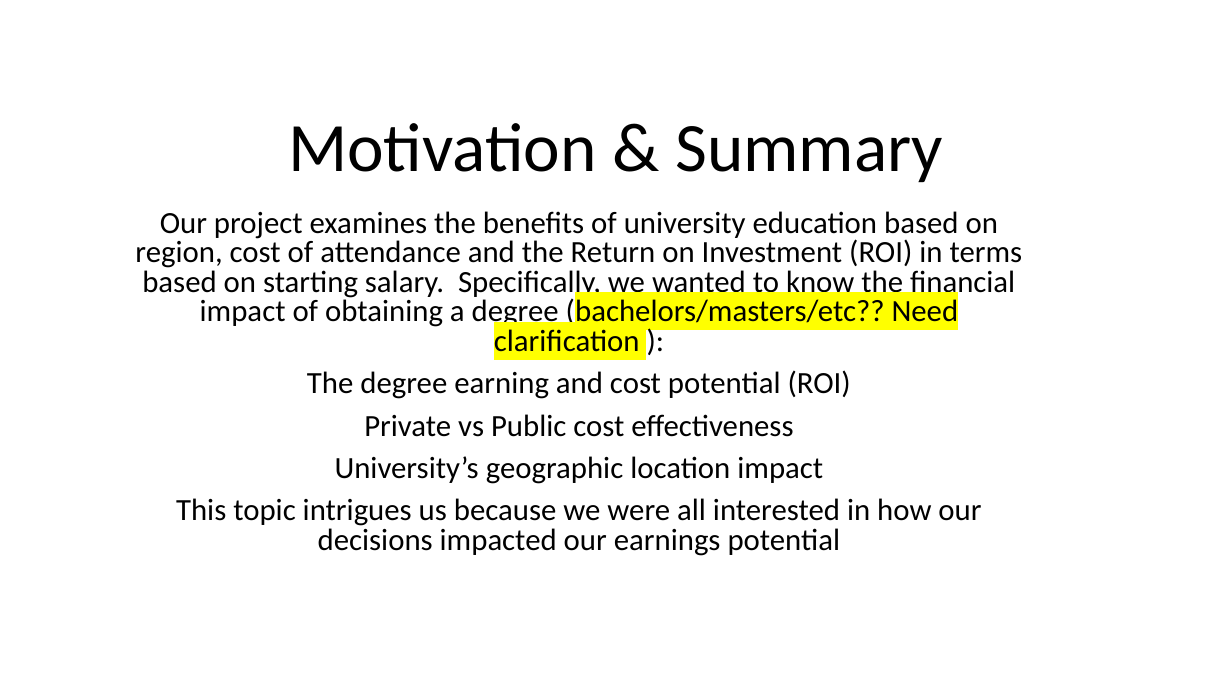
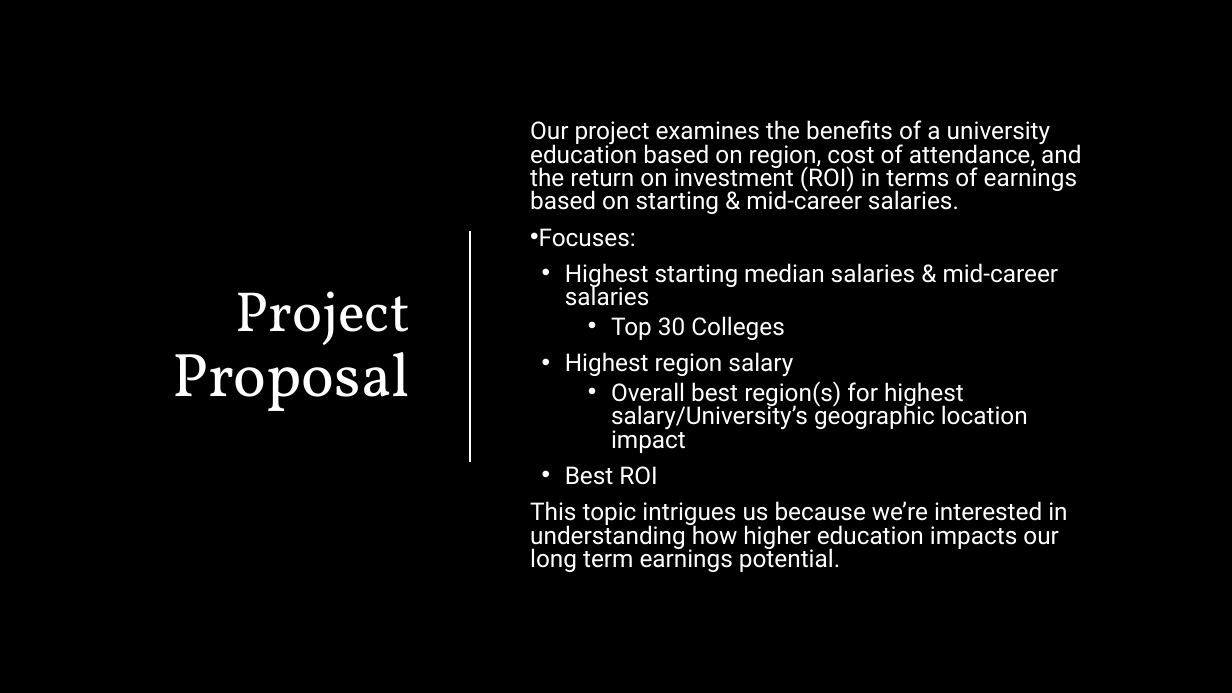
Before and after one commit to clkessler220/project-1-team-5, a slide deck: slide 3 of The Cost Benefit Analysis of Obtaining Postsecondary Eduction.pptx (slide 2 before the commit). Drawn at 1232x693 pixels with LibreOffice and Linux fonts; fonts in the diff are those of the drawing; background and template pictures are left out. Boxes give left, top, right and bottom in pixels: in the first picture for what was removed or moved away, otherwise in the second. Text is boxed around its words. In the diff, an @@ line names an element or a change of style, - is before the commit and + after.

```diff
--- a/The Cost Benefit Analysis of Obtaining Postsecondary Eduction.pptx
+++ b/The Cost Benefit Analysis of Obtaining Postsecondary Eduction.pptx
@@ background #FFFFFF to picture (left out) @@
@@ subtitle "Our project examines the benefits ..." at (530,120,1081,572): vertical alignment top to middle @@
@@ title removed at (288,123,943,183) @@
-Motivation & Summary
@@ subtitle at (530,120,1081,572): text changed; size 24 to 19 pt; font Calibri to Roboto; text colour #000000 to #FFFFFF @@
-Our project examines the benefits of university education based on region, cost of attendance and the Return on Investment (ROI) in terms based on starting salary. Specifically, we wanted to know the financial impact of obtaining a degree (bachelors/masters/etc?? Need clarification ):
-The degree earning and cost potential (ROI)
-Private vs Public cost effectiveness
-University’s geographic location impact
-This topic intrigues us because we were all interested in how our decisions impacted our earnings potential
+Our project examines the benefits of a university education based on region, cost of attendance, and the return on investment (ROI) in terms of earnings based on starting & mid-career salaries.
+• Focuses:
+• Highest starting median salaries & mid-career salaries
+  • Top 30 Colleges
+• Highest region salary
+  • Overall best region(s) for highest salary/University’s geographic location impact
+• Best ROI
+This topic intrigues us because we’re interested in understanding how higher education impacts our long term earnings potential.
@@ line added from (470, 231) to (470, 462), #FFFFFF 1.25 pt @@
@@ title added at (172,291,410,411), 48 pt, text #FFFFFF @@
+Project Proposal
```
Also in this commit, not shown: 4 other slides changed, 5 slides added, 3 slides removed.
